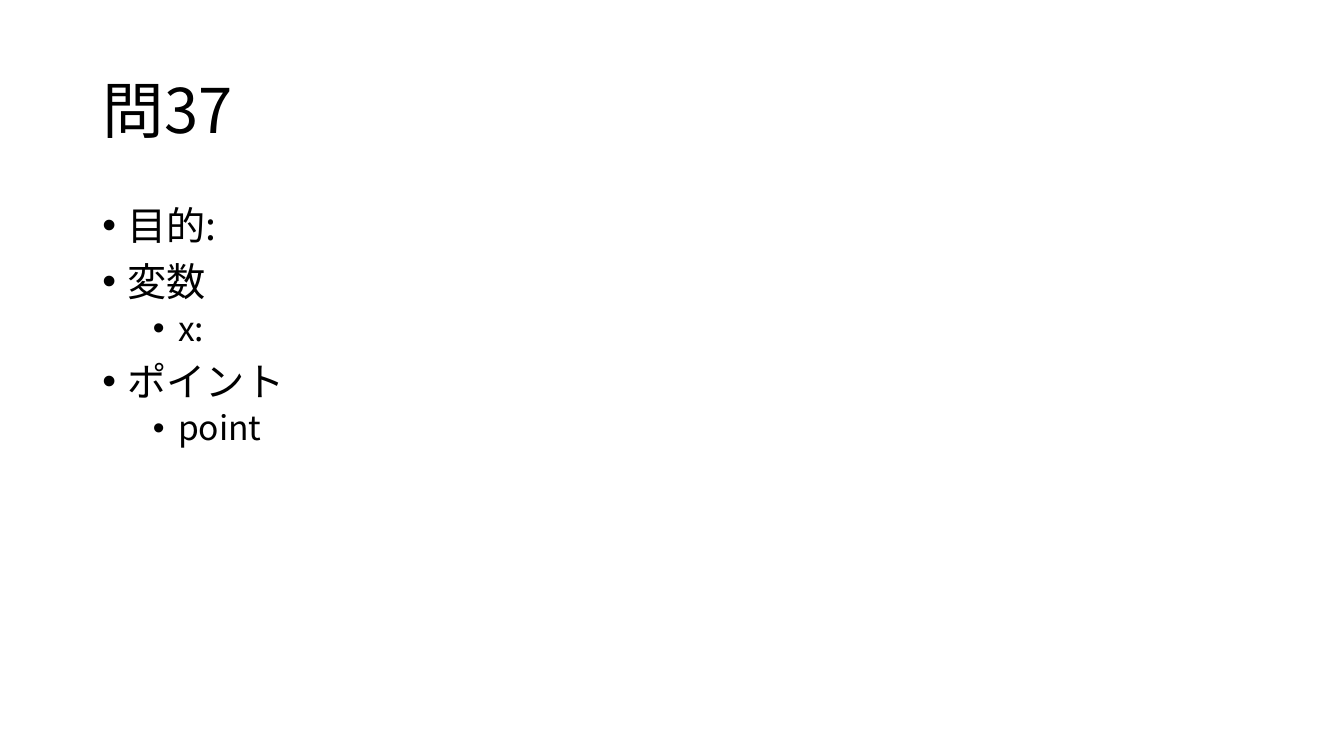
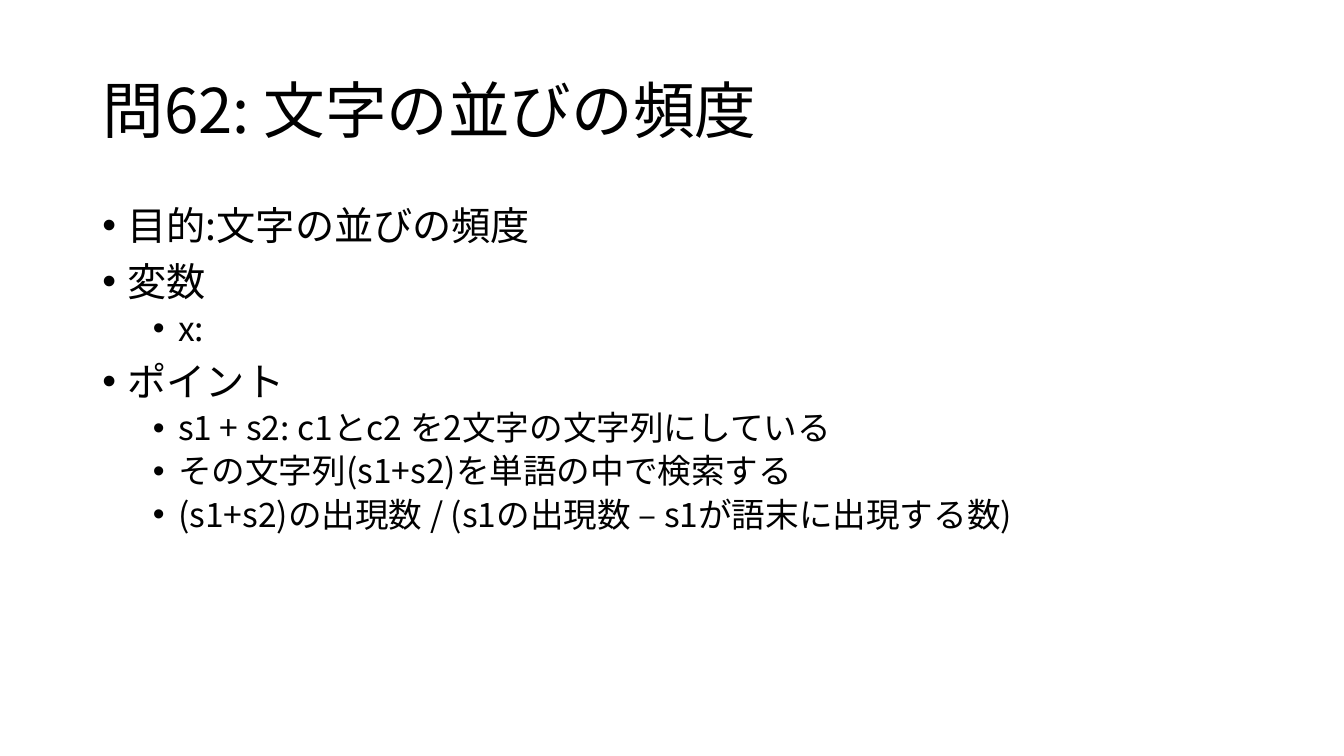
Before and after one commit to osamu377/FromZero, a slide deck: slide 4 of 問題集/問61-65.pptx (slide 3 before the commit). Drawn at 1344x756 pixels with LibreOffice and Linux fonts; fonts in the diff are those of the drawing. Boxes give left, top, right and bottom in pixels: in the first picture for what was removed or moved away, otherwise in the second. Text is boxed around its words. In the diff, an @@ line names an element or a change of style, - is before the commit and + after.

Commit message:
コサイン類似度その他

```diff
--- a/問題集/問61-65.pptx
+++ b/問題集/問61-65.pptx
@@ title at (102, 81, 757, 138): text changed @@
-問37
+問62: 文字の並びの頻度
@@ text at (128, 207, 530, 243): text changed @@
-• 目的:
+• 目的:文字の並びの頻度
@@ text at (178, 411, 1012, 534): text changed @@
-  • point
+  • s1 + s2: c1とc2 を2文字の文字列にしている
+  • その文字列(s1+s2)を単語の中で検索する
+  • (s1+s2)の出現数 / (s1の出現数 – s1が語末に出現する数)
```
Also in this commit, not shown: 4 other slides changed, 2 slides added, 1 slide removed, 7 other files.
